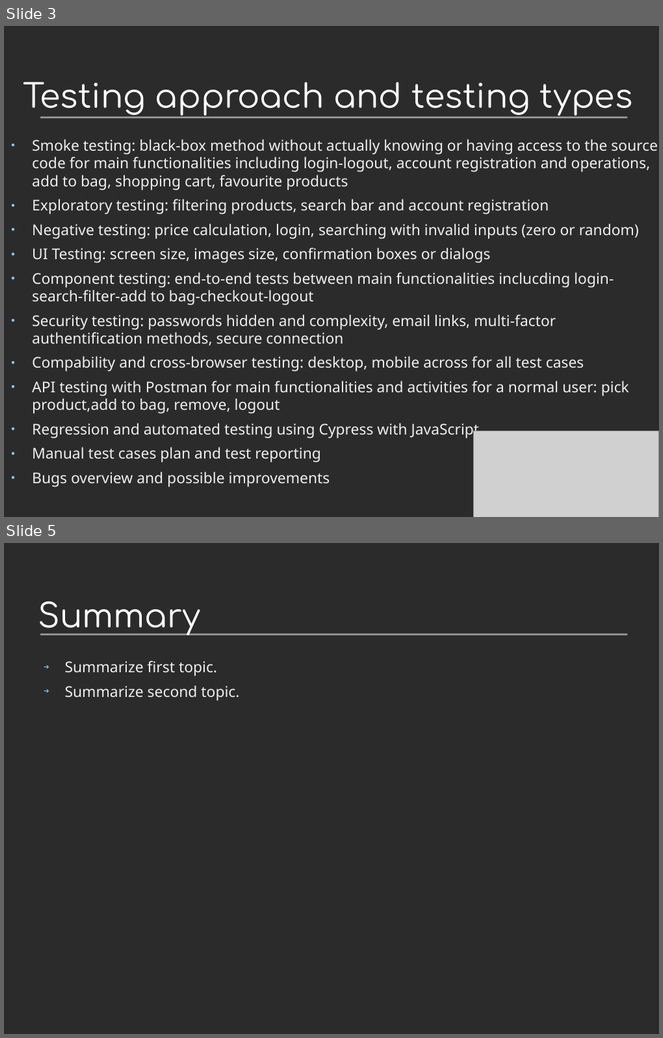
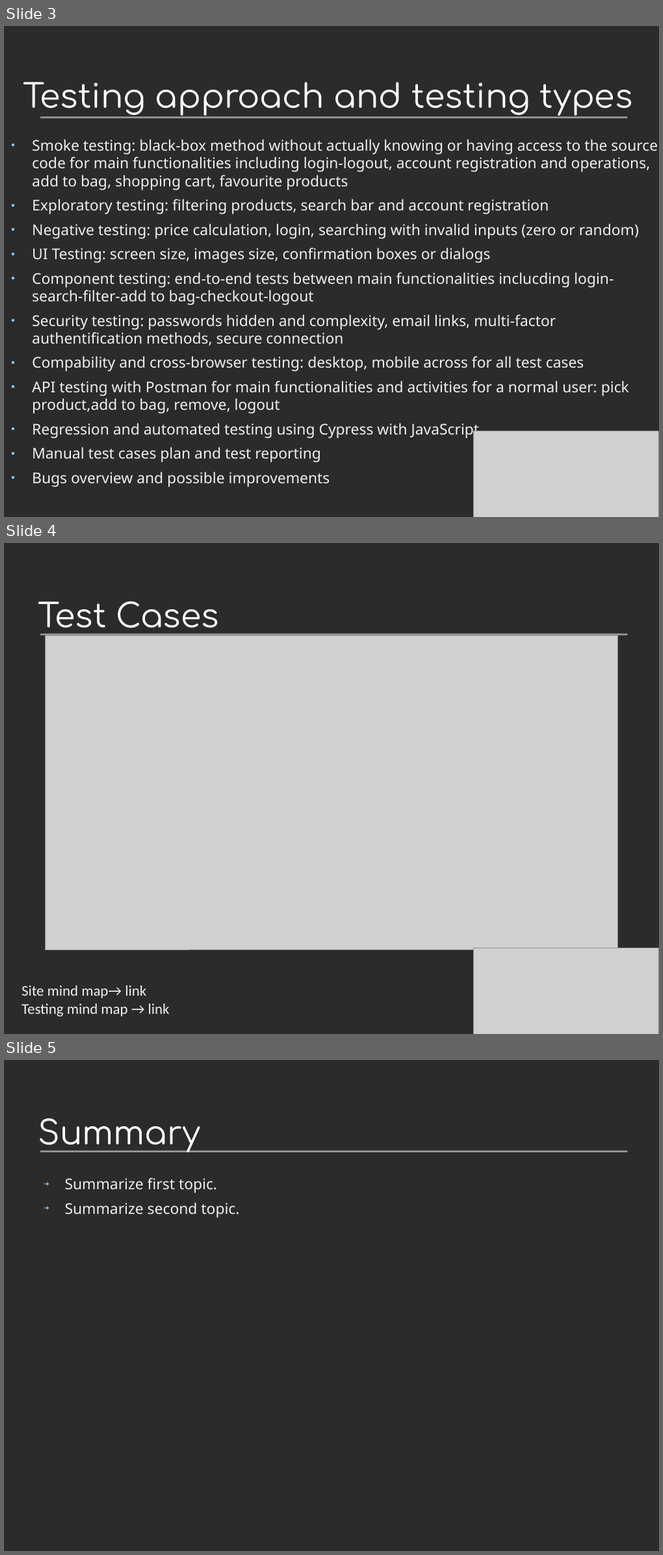
Before and after one commit to luciancalinescu95/Final-Project-eMAG.ro, a slide deck: Project Presentation.odp. Shown one above the other, each under a label of ours: slides 3 and 5 before the commit, slides 3, 4 and 5 after it; the slides between them are not shown. The pictures are 663x1038 and 663x1555 pixels, drawn with LibreOffice and Linux fonts; fonts in the diff are those of the drawing; grey boxes stand for pictures; background and template pictures are left out; a plain dark background stands for a picture behind light text. Boxes give left, top, right and bottom in pixels: in the first picture for what was removed or moved away, otherwise in the second. Text is boxed around its words. In the diff, an @@ line names an element or a change of style, - is before the commit and + after.

Commit message:
Presentation

```diff
--- a/Project Presentation.odp
+++ b/Project Presentation.odp
@@ slide 4 added at (x1=4, y1=543, x2=659, y2=1034), background picture (left out); not listed: 1 template element that a slide beside it also shows @@
@@ title added at (x1=38, y1=601, x2=219, y2=635), 40 pt, text #FFFFFF @@
+Test Cases
@@ picture added at (x1=45, y1=636, x2=618, y2=950) @@
@@ picture added at (x1=474, y1=949, x2=659, y2=1034) @@
@@ text added at (x1=22, y1=986, x2=170, y2=1017), 18 pt, text #EEEFF0 @@
+Site mind map→ link
+Testing mind map → link
```
Also in this commit, not shown: 1 slide removed.
